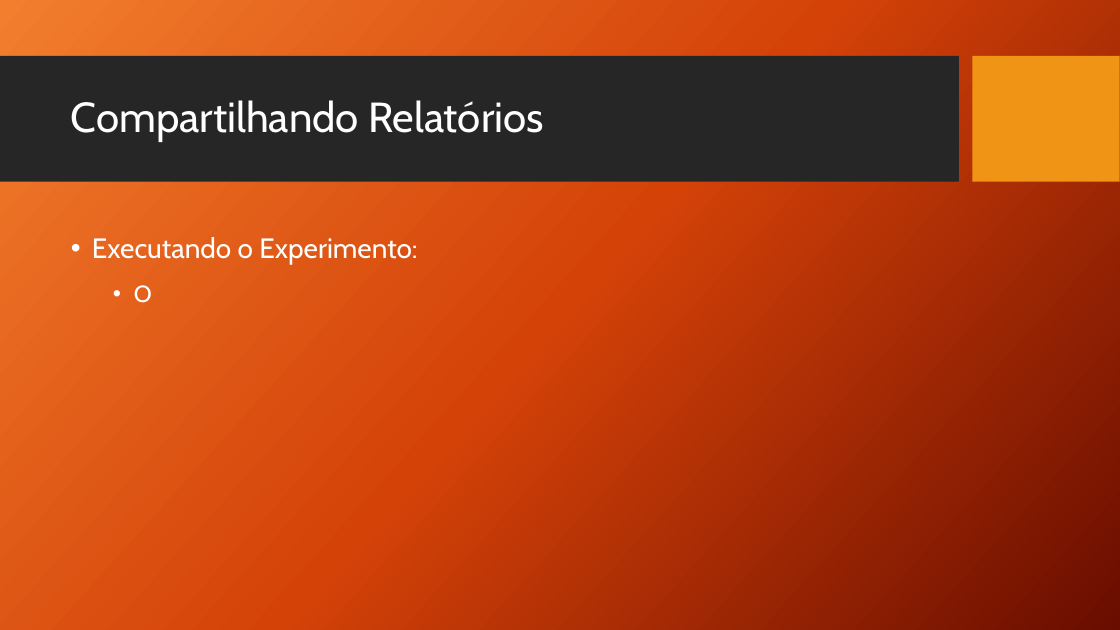
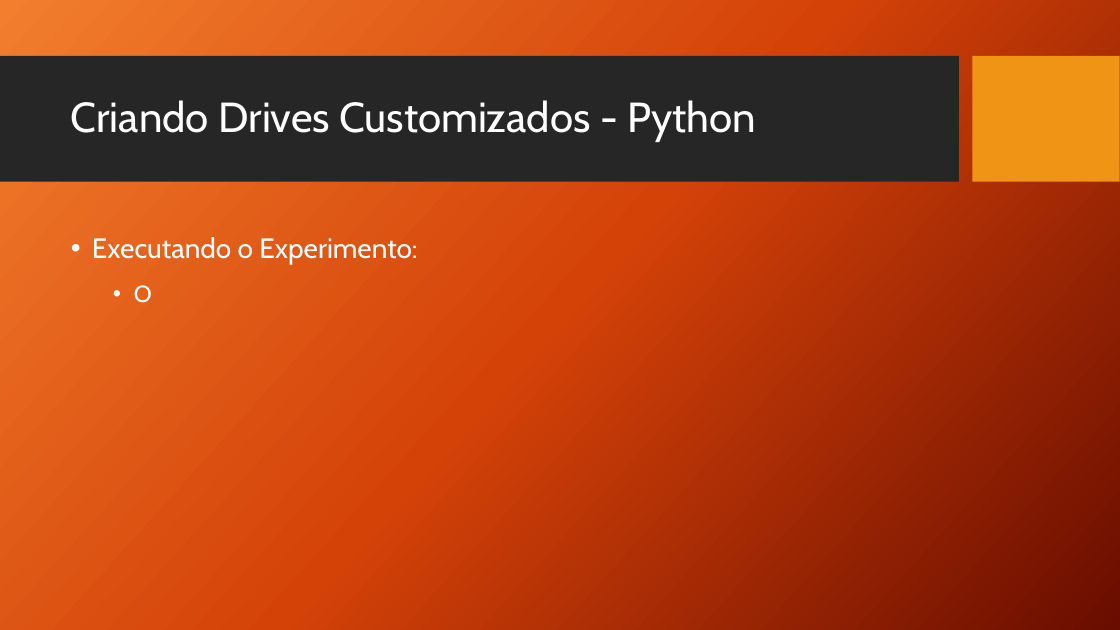
Before and after one commit to TCC-Chaos-Engineering/docs-chaos-engineering, a slide deck: slide 150 of docs/Chaos Engineering - Das Hipoteses aos Testes.pptx (slide 131 before the commit). Drawn at 1120x630 pixels with LibreOffice and Linux fonts; fonts in the diff are those of the drawing; background and template pictures are left out. Boxes give left, top, right and bottom in pixels: in the first picture for what was removed or moved away, otherwise in the second. Text is boxed around its words. In the diff, an @@ line names an element or a change of style, - is before the commit and + after.

Commit message:
Adiciona Criando Drives Customizados
Adiciona o subtópico: Criando Drives Customizados

```diff
--- a/docs/Chaos Engineering - Das Hipoteses aos Testes.pptx
+++ b/docs/Chaos Engineering - Das Hipoteses aos Testes.pptx
@@ title at bbox=[71, 100, 756, 142]: text changed @@
-Compartilhando Relatórios
+Criando Drives Customizados - Python
```
Also in this commit, not shown: 6 other slides changed, 17 slides added.
